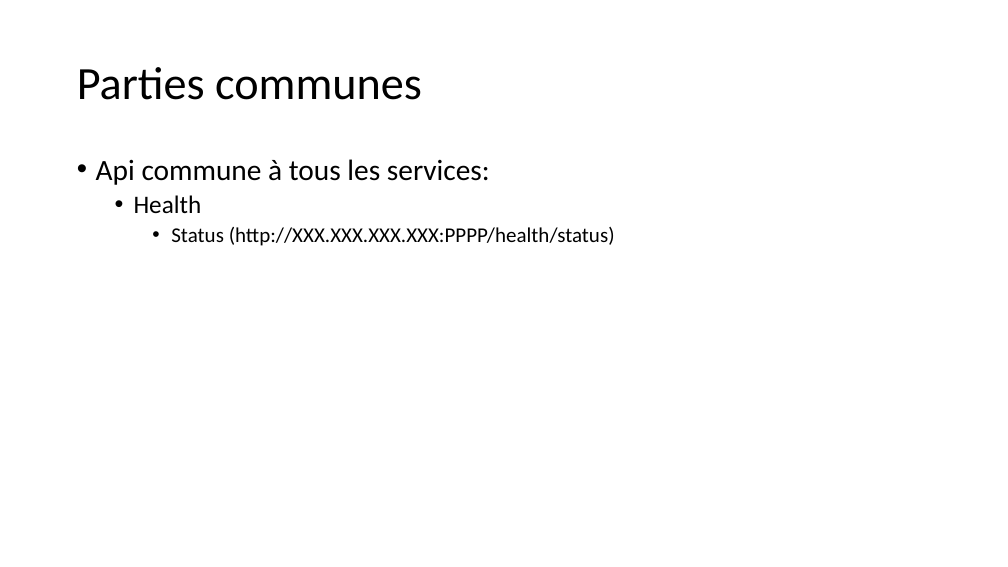
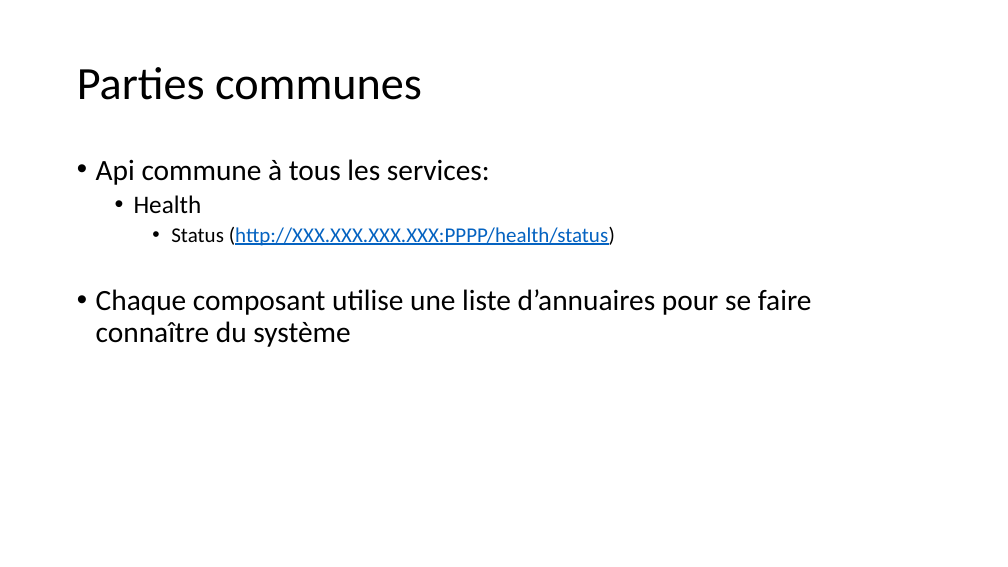
Before and after one commit to apulcino/MSAFO, a slide deck: slide 3 of maquette.pptx. Drawn at 1008x567 pixels with LibreOffice and Linux fonts; fonts in the diff are those of the drawing. Boxes give left, top, right and bottom in pixels: in the first picture for what was removed or moved away, otherwise in the second. Text is boxed around its words. In the diff, an @@ line names an element or a change of style, - is before the commit and + after.

```diff
--- a/maquette.pptx
+++ b/maquette.pptx
@@ text at <box>171,227,615,246</box>: text colour #000000 to #0563C1, underline on in "(http://XXX.XXX.XXX.XXX:PPPP/health/status)" @@
@@ text at <box>96,289,812,347</box>: paragraph added @@
+• Chaque composant utilise une liste d’annuaires pour se faire connaître du système
```
Also in this commit, not shown: 3 other slides changed, 1 other file.
